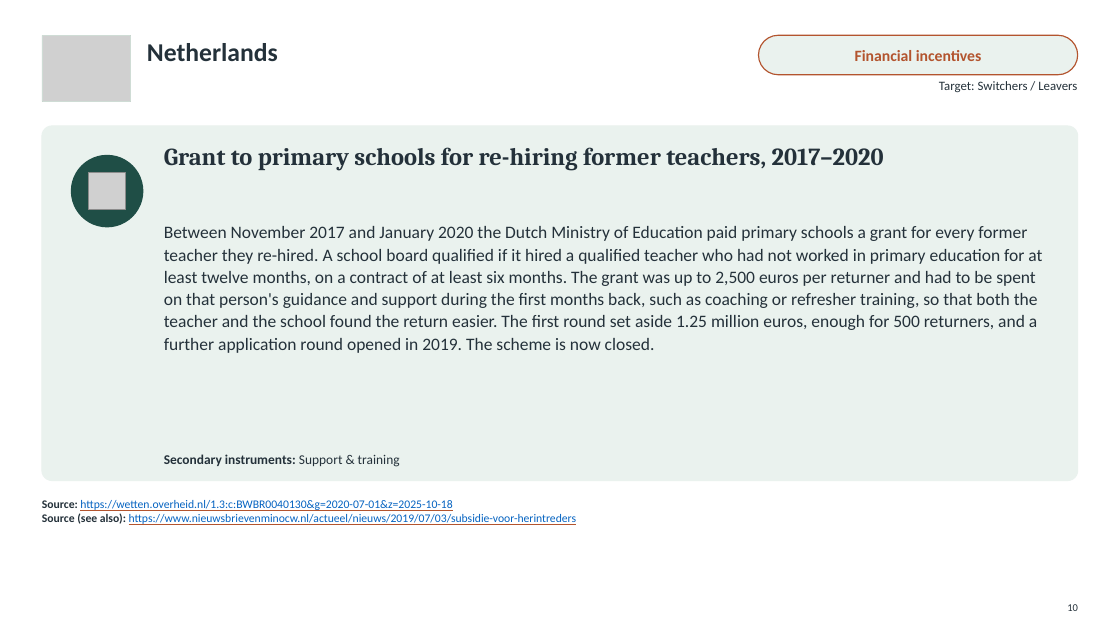
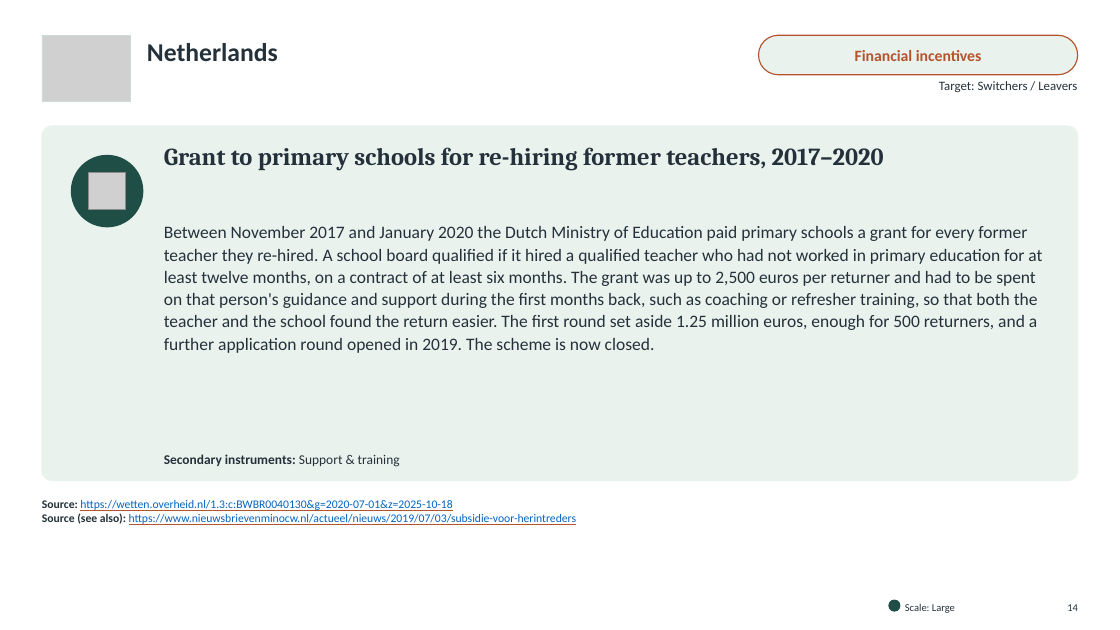
Before and after one commit to jedr1-ship-it/Alternative-Pathways----Quant, a slide deck: slide 14 of policies/Re-attracting_Former_Teachers.pptx (slide 10 before the commit). Drawn at 1120x630 pixels with LibreOffice and Linux fonts; fonts in the diff are those of the drawing; grey boxes stand for pictures. Boxes give left, top, right and bottom in pixels: in the first picture for what was removed or moved away, otherwise in the second. Text is boxed around its words. In the diff, an @@ line names an element or a change of style, - is before the commit and + after.

```diff
--- a/policies/Re-attracting_Former_Teachers.pptx
+++ b/policies/Re-attracting_Former_Teachers.pptx
@@ ellipse added at (x1=889, y1=600, x2=900, y2=611), fill #1F4E46, outline #1F4E46 1 pt @@
@@ text added at (x1=905, y1=603, x2=955, y2=613), 9 pt, text #24313A @@
+Scale: Large
@@ text at (x1=1067, y1=604, x2=1078, y2=611): text changed @@
-10
+14
```
Also in this commit, not shown: 17 other slides changed, 15 slides added, 1 slide removed, 5 other files.
